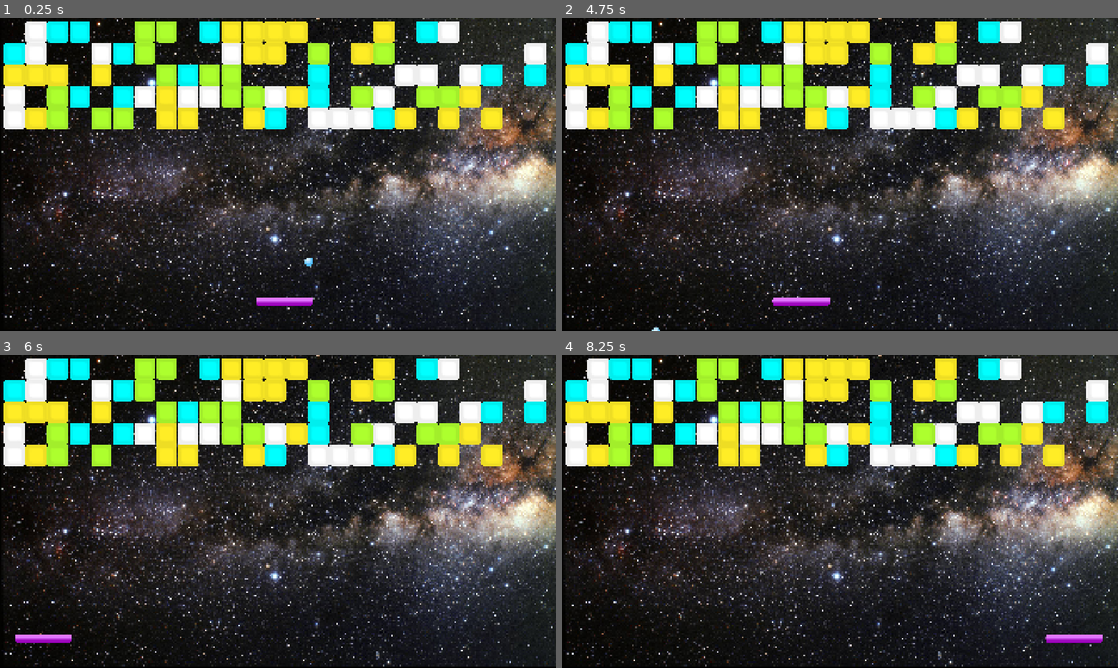
Above: before the commit, frames 1-4 (two rows, left to right).
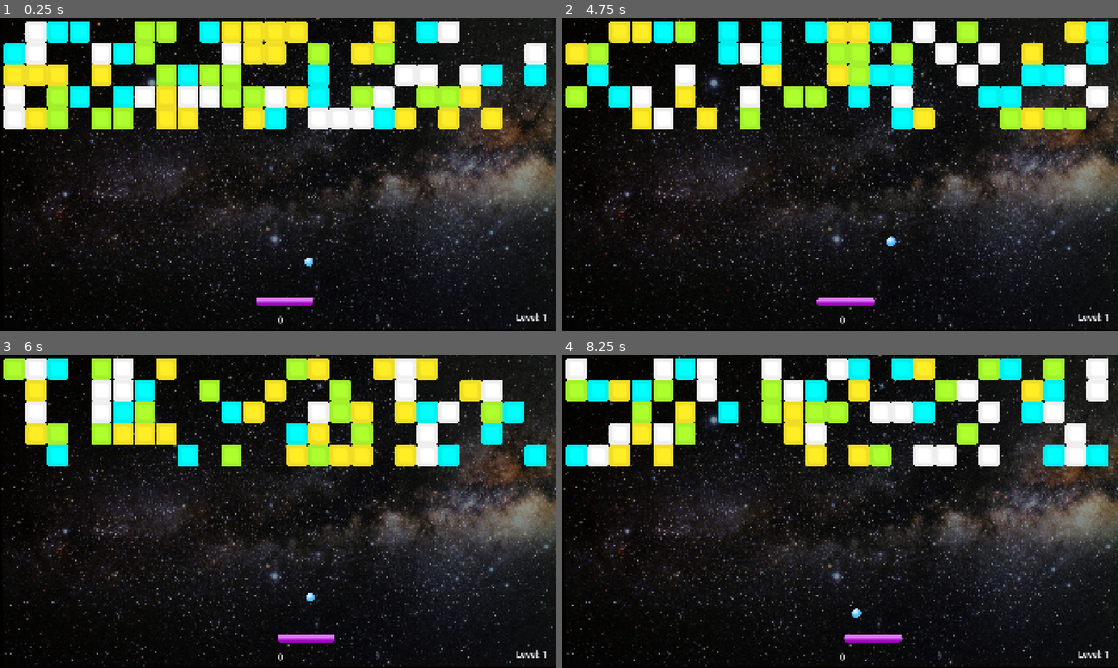
Above: after the commit, the same moments.

Repository: sarahmmcb/brick-breaker
Game: Godot game, scene res://scenes/level.tscn
Same seed, same stepped clock (60 frames per second), same inputs: the game is played once before the commit and once after it. The project has no main scene, so this scene is started directly.
Inputs:
- Up to frame 1 (0.25 s): no input
- Up to frame 2 (4.75 s): tap Enter at 0.5 s; hold Right (ui_right) 0.53-1.28 s; hold Left (ui_left) 1.28-2.03 s; hold Right (ui_right) 2.03-3.53 s; hold Left (ui_left) from 3.53 s (still down)
- Up to frame 3 (6 s): release Left (ui_left) at 5.78 s; hold Right (ui_right) from 5.78 s (still down)
- Up to frame 4 (8.25 s): release Right (ui_right) at 8.03 s; hold Left (ui_left) from 8.03 s (still down)

The runs differ from the first frame. In frame 1, 21% of the frame differs, in the area x 0-100%, y 0-100%; in frame 2, 43%; in frame 3, 43%; in frame 4, 44%.

Commit message:
Add Scoring

Diff:
--- a/project.godot
+++ b/project.godot
@@ -13,11 +13,19 @@
 config/name="Brick Breaker"
 config/features=PackedStringArray("4.6", "Forward Plus")
 
+[autoload]
+
+GameManager="*uid://b80lrklum61h6"
+
 [display]
 
 window/size/viewport_width=1920
 window/size/viewport_height=1080
 window/stretch/mode="canvas_items"
+
+[global_group]
+
+Brick=""
 
 [physics]
 
--- a/scenes/brick.tscn
+++ b/scenes/brick.tscn
@@ -6,7 +6,7 @@
 [sub_resource type="RectangleShape2D" id="RectangleShape2D_0w5h4"]
 size = Vector2(72, 72)
 
-[node name="Brick" type="RigidBody2D" unique_id=1310378136]
+[node name="Brick" type="RigidBody2D" unique_id=1310378136 groups=["Brick"]]
 gravity_scale = 0.0
 script = ExtResource("1_0w5h4")
 
--- /dev/null
+++ b/scenes/game_manager.tscn
@@ -0,0 +1,25 @@
+[gd_scene format=3 uid="uid://b80lrklum61h6"]
+
+[ext_resource type="Script" uid="uid://beopdv814q1gh" path="res://scripts/game_manager.gd" id="1_hwd4i"]
+
+[node name="GameManager" type="Node" unique_id=1549439099]
+script = ExtResource("1_hwd4i")
+
+[node name="CanvasLayer" type="CanvasLayer" parent="." unique_id=1634702764]
+
+[node name="ScoreLabel" type="Label" parent="CanvasLayer" unique_id=1126156745]
+offset_left = 864.0
+offset_top = 1021.0
+offset_right = 1073.0
+offset_bottom = 1063.0
+theme_override_font_sizes/font_size = 30
+text = "0"
+horizontal_alignment = 1
+
+[node name="LevelLabel" type="Label" parent="CanvasLayer" unique_id=1011915447]
+offset_left = 1732.0
+offset_top = 1011.0
+offset_right = 1890.0
+offset_bottom = 1053.0
+theme_override_font_sizes/font_size = 30
+horizontal_alignment = 2
--- a/scenes/level.tscn
+++ b/scenes/level.tscn
@@ -13,6 +13,9 @@
 
 [sub_resource type="RectangleShape2D" id="RectangleShape2D_mx8sn"]
 size = Vector2(1933, 20)
+
+[sub_resource type="RectangleShape2D" id="RectangleShape2D_ppgk2"]
+size = Vector2(1898.5, 20)
 
 [node name="Level" type="Node2D" unique_id=934921851]
 script = ExtResource("1_w8frs")
@@ -42,6 +45,15 @@
 shape = SubResource("RectangleShape2D_mx8sn")
 
 [node name="Background" type="Sprite2D" parent="." unique_id=825774877]
+modulate = Color(1, 1, 1, 0.54901963)
 z_index = -2
 position = Vector2(959, 537)
 texture = ExtResource("4_mx8sn")
+
+[node name="DeathZone" type="Area2D" parent="." unique_id=1315340793]
+
+[node name="CollisionShape2D" type="CollisionShape2D" parent="DeathZone" unique_id=179476285]
+position = Vector2(957, 1095)
+shape = SubResource("RectangleShape2D_ppgk2")
+
+[connection signal="body_entered" from="DeathZone" to="Ball" method="_on_death_zone_body_entered"]
--- a/scripts/ball.gd
+++ b/scripts/ball.gd
@@ -23,3 +23,12 @@
 		# if we're stuck moving up and down, bump it to the side a bit
 		if velocity.x == 0:
 			velocity.x = -200
+
+
+func game_over():
+	get_tree().reload_current_scene()
+	GameManager.score = 0
+
+
+func _on_death_zone_body_entered(body: Node2D) -> void:
+	game_over()
--- a/scripts/brick.gd
+++ b/scripts/brick.gd
@@ -11,9 +11,20 @@
 	pass
 
 func hit():
+
+	GameManager.add_points(1)
+
 	$Sprite2D.visible = false
 	$CollisionShape2D.disabled = true
-	# wait one second before deleting block from existence
-	# why we wait this one second I don't know
-	await get_tree().create_timer(1).timeout
-	queue_free()
+
+	var bricks_left = get_tree().get_nodes_in_group("Brick")
+	if bricks_left.size() == 1:
+		get_parent().get_node("Ball").is_active = false
+		await get_tree().create_timer(1).timeout
+		GameManager.level += 1
+		get_tree().reload_current_scene()
+	else:
+		# wait one second before deleting block from existence
+		# why we wait this one second I don't know
+		await get_tree().create_timer(1).timeout
+		queue_free()
--- /dev/null
+++ b/scripts/game_manager.gd
@@ -0,0 +1,11 @@
+extends Node
+
+var score = 0
+var level = 1
+
+func add_points(points):
+	score += points
+
+func _process(delta: float) -> void:
+	$CanvasLayer/ScoreLabel.text = str(score)
+	$CanvasLayer/LevelLabel.text = "Level: " + str(level)
Not shown, added: scripts/game_manager.gd.uid
